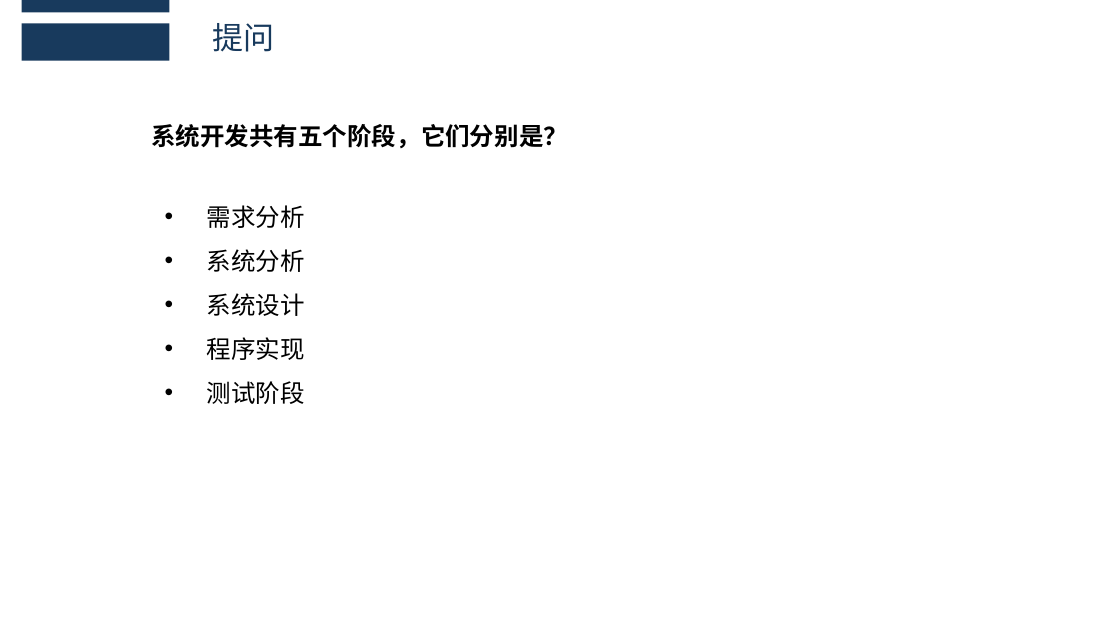
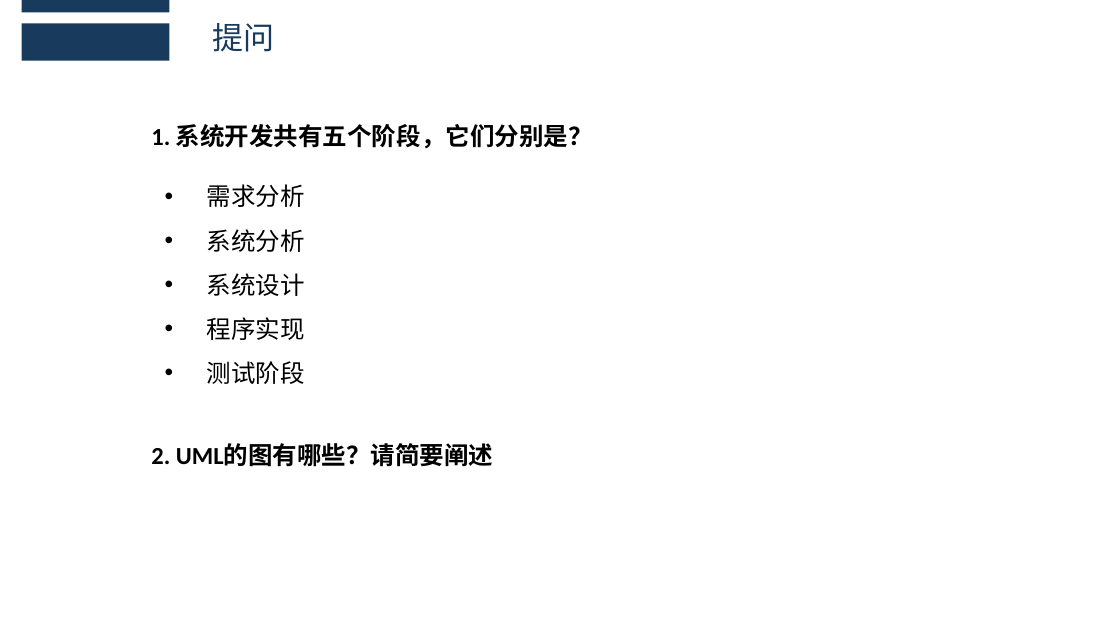
Before and after one commit to boboHh/AssistantTeaching, a slide deck: slide 51 of 非受控文档/06-公用/PRD2018-G11-UML概述.pptx. Drawn at 1120x630 pixels with LibreOffice and Linux fonts; fonts in the diff are those of the drawing. Boxes give left, top, right and bottom in pixels: in the first picture for what was removed or moved away, otherwise in the second. Text is boxed around its words. In the diff, an @@ line names an element or a change of style, - is before the commit and + after.

```diff
--- a/非受控文档/06-公用/PRD2018-G11-UML概述.pptx
+++ b/非受控文档/06-公用/PRD2018-G11-UML概述.pptx
@@ text at box(151, 124, 593, 148): text changed @@
-系统开发共有五个阶段，它们分别是？
+1. 系统开发共有五个阶段，它们分别是？
@@ text "需求分析": place and size @@
-text "需求分析" at box(207, 205, 305, 404)
+text "需求分析" at box(207, 184, 305, 384)
@@ text added at box(151, 444, 493, 466), 21 pt, text #000000, bold @@
+2. UML的图有哪些？请简要阐述
```
Also in this commit, not shown: 5 other slides changed.
